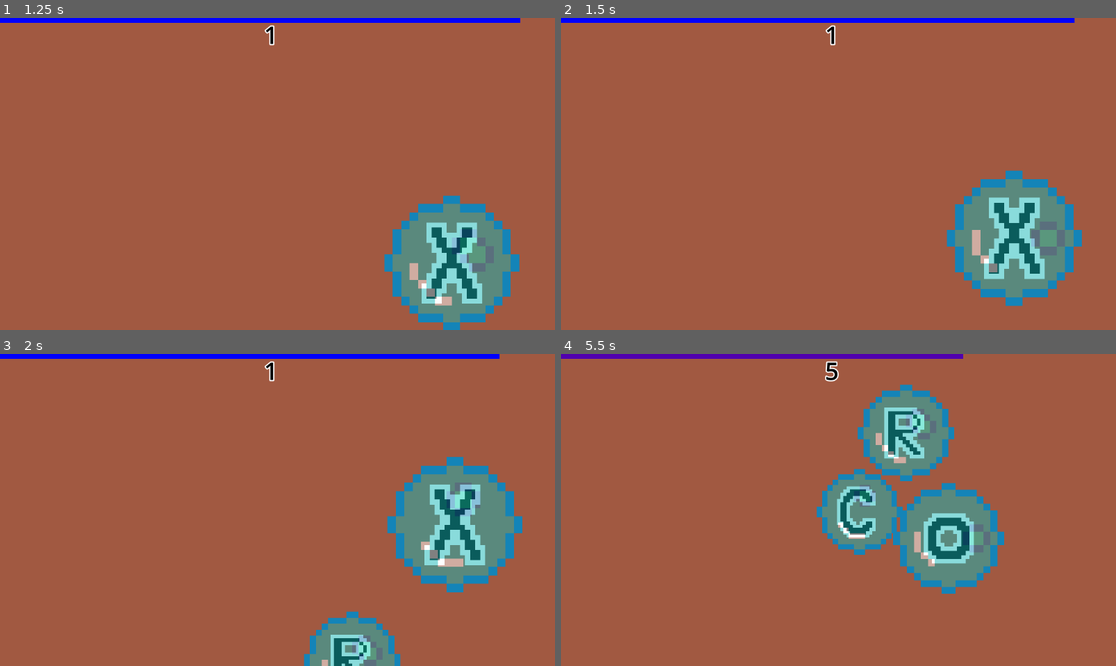
Above: before the commit, frames 1-4 (two rows, left to right).
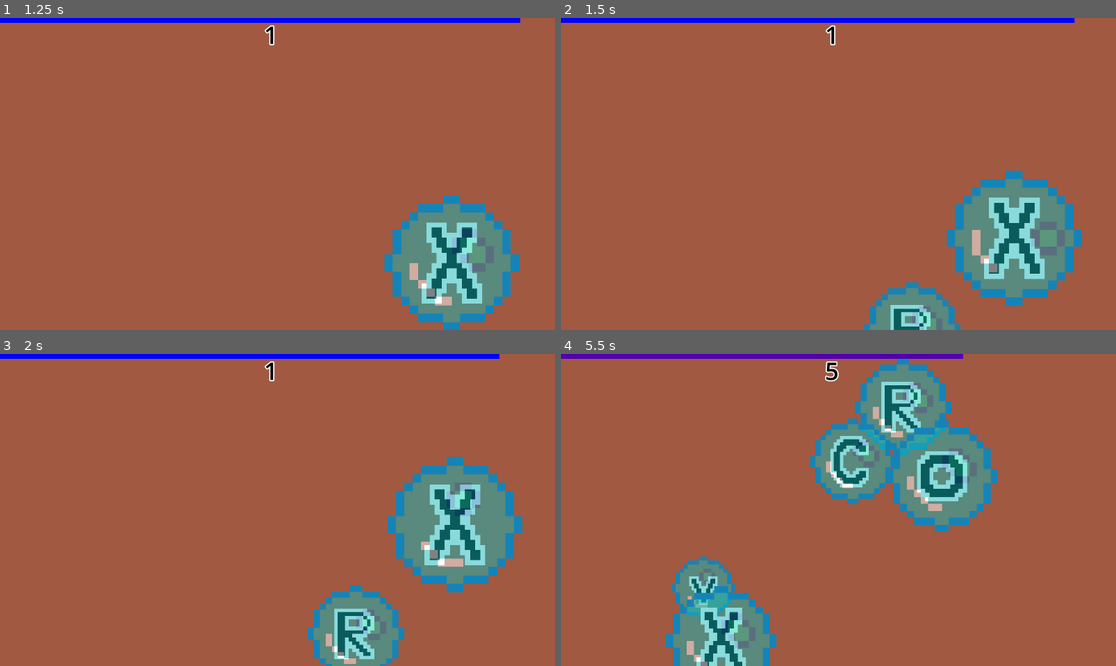
Above: after the commit, the same moments.

Repository: icaroslb/bubble
Game: Godot game, scene res://scenes/Fase.tscn
Same seed, same stepped clock (60 frames per second), same inputs: the game is played once before the commit and once after it.
Inputs:
- Up to frame 1 (1.25 s): tap Enter at 0.5 s; tap Z at 0.6 s
- Up to frame 2 (1.5 s): hold A from 1.28 s (still down); tap Z at 1.35 s
- Up to frame 3 (2 s): keep holding A
- Up to frame 4 (5.5 s): release A at 2.03 s; tap Z every 0.75 s from 2.1 to 5.1 s; hold A from 3.53 s (still down)

Frame 1 is identical in both runs. In frame 2, 1.9% of the frame differs, in the area x 54-72%, y 84-100%; in frame 3, 3.0%; in frame 4, 20%, in the area x 18-80%, y 1-100%.

Commit message:
Correção de bug e acrescentar som

Diff:
--- a/project.godot
+++ b/project.godot
@@ -15,6 +15,10 @@
 config/features=PackedStringArray("4.3", "GL Compatibility")
 config/icon="res://icon.svg"
 
+[autoload]
+
+ControladorSom="*res://scenes/ControladorSom.tscn"
+
 [input]
 
 ui_click_right_mouse={
--- a/scenes/Bolha.tscn
+++ b/scenes/Bolha.tscn
@@ -1,7 +1,8 @@
-[gd_scene load_steps=8 format=3 uid="uid://imqsadolpg8h"]
+[gd_scene load_steps=9 format=3 uid="uid://imqsadolpg8h"]
 
 [ext_resource type="Script" path="res://scripts/Bolha.gd" id="1_et18k"]
 [ext_resource type="Texture2D" uid="uid://goxdf0w0vtge" path="res://sprites/bolha_map.png" id="1_i4t6h"]
+[ext_resource type="AudioStream" uid="uid://bxl14cyohwjon" path="res://sounds/BolhaEstouro.mp3" id="3_qe8k0"]
 
 [sub_resource type="AtlasTexture" id="AtlasTexture_huksa"]
 atlas = ExtResource("1_i4t6h")
@@ -39,8 +40,9 @@
 "speed": 4.0
 }]
 
-[node name="Bolha" type="Node2D" node_paths=PackedStringArray("simbolo", "animacao")]
+[node name="Bolha" type="Node2D" node_paths=PackedStringArray("som", "simbolo", "animacao")]
 script = ExtResource("1_et18k")
+som = NodePath("AudioStreamPlayer")
 simbolo = NodePath("Sprite2D")
 animacao = NodePath("AnimatedSprite2D")
 
@@ -50,3 +52,7 @@
 [node name="AnimatedSprite2D" type="AnimatedSprite2D" parent="."]
 scale = Vector2(5, 5)
 sprite_frames = SubResource("SpriteFrames_20kkm")
+
+[node name="AudioStreamPlayer" type="AudioStreamPlayer" parent="."]
+stream = ExtResource("3_qe8k0")
+volume_db = -10.0
--- /dev/null
+++ b/scenes/ControladorSom.tscn
@@ -0,0 +1,12 @@
+[gd_scene load_steps=3 format=3 uid="uid://duuujmtc46ld"]
+
+[ext_resource type="AudioStream" uid="uid://cwh2kvbskeupl" path="res://sounds/Thievery Corporation - Dc 3000.mp3" id="1_j5s1a"]
+[ext_resource type="Script" path="res://scripts/ControladorSom.gd" id="1_xvlcf"]
+
+[node name="ControladorSom" type="Node2D" node_paths=PackedStringArray("audio")]
+script = ExtResource("1_xvlcf")
+audio = NodePath("AudioStreamPlayer")
+
+[node name="AudioStreamPlayer" type="AudioStreamPlayer" parent="."]
+stream = ExtResource("1_j5s1a")
+volume_db = -20.0
--- a/scripts/Bolha.gd
+++ b/scripts/Bolha.gd
@@ -2,6 +2,7 @@
 
 class_name Bolha
 
+@export var som: AudioStreamPlayer
 @export var simbolo: Sprite2D
 @export var animacao: AnimatedSprite2D
 
@@ -15,11 +16,14 @@
 
 var nome_simbolo: String = "V"
 
+var chamar_estorar: bool = false
+
 func _ready() -> void:
 	amplitude = randf_range(10, 50)
 	velocidade  = -randf_range(100, 250)
 
 	animacao.play("default")
+	som.finished.connect(destruir)
 
 func mudar_simbolo(textura: CompressedTexture2D) -> void:
 	simbolo.texture = textura
@@ -30,12 +34,20 @@
 
 
 func _process(delta: float) -> void:
-	contador += delta
-	global_position = Vector2(x_inicial + (sin(contador) * amplitude), global_position.y + (velocidade * delta))
+	if (!chamar_estorar):
+		contador += delta
+		global_position = Vector2(x_inicial + (sin(contador) * amplitude), global_position.y + (velocidade * delta))
 
-	if (global_position.y < (-50 * scale.y)):
-		estourar()
+		if (global_position.y < (-50 * scale.y)):
+			chamar_estorar = true
+			estourar()
 
 func estourar():
 	estourou.emit(self)
+	som.pitch_scale = randf_range(0.8, 1.2)
+	som.play()
+	self.visible = false
+
+func destruir():
+	som.finished.disconnect(destruir)
 	call_deferred("queue_free")
--- /dev/null
+++ b/scripts/BolhaData.gd
@@ -0,0 +1,4 @@
+class_name BolhaData
+
+var posicao: Vector2
+var escala: float
--- /dev/null
+++ b/scripts/ControladorSom.gd
@@ -0,0 +1,6 @@
+extends Node
+
+@export var audio: AudioStreamPlayer
+
+func _ready() -> void:
+	audio.play()
--- a/scripts/Fase.gd
+++ b/scripts/Fase.gd
@@ -18,9 +18,10 @@
 	centralizar_pontuacao()
 
 func _process(delta: float) -> void:
-	pontucao += delta
-	texto_pontucao.text = str(floor(pontucao))
-	centralizar_pontuacao()
+	if (is_playing):
+		pontucao += delta
+		texto_pontucao.text = str(floor(pontucao))
+		centralizar_pontuacao()
 
 func centralizar_pontuacao() -> void:
 	texto_pontucao.position.x = 576 - (texto_pontucao.size.x / 2)
@@ -36,7 +37,7 @@
 		if (event.keycode >= KEY_A && event.keycode <= KEY_Z):
 			id_simbolo = char(event.keycode)
 
-			var bolhas: Array = gerador_bolhas.obter_bolhas(id_simbolo)
+			var bolhas: Array[BolhaData] = gerador_bolhas.obter_bolhas(id_simbolo)
 			if (bolhas):
 				var mais_tempo: float = parede.estourar_bolhas(bolhas)
 
--- a/scripts/GeradorBolhas.gd
+++ b/scripts/GeradorBolhas.gd
@@ -5,8 +5,6 @@
 @export var tempo_geracao: float
 @export var cena_bolha: PackedScene
 @export var sprites_simbolos: Array[CompressedTexture2D]
-
-var semaforo: Mutex = Mutex.new()
 
 var dicionario_bolhas: Dictionary = {
 	"A": [],
@@ -60,15 +58,19 @@
 
 	nova_bolha.estourou.connect(bolha_estorou)
 
-	tempo_geracao = randf_range(0.5, 2.5)
+	tempo_geracao = randf_range(0.5, 1.5)
 	get_tree().create_timer(tempo_geracao).timeout.connect(gerar_bolha)
 
-func obter_bolhas(nome_bolhas: StringName) -> Array:
-	var copia: Array = []
+func obter_bolhas(nome_bolhas: StringName) -> Array[BolhaData]:
+	var copia: Array[BolhaData] = []
 
 	if (dicionario_bolhas.get(nome_bolhas)):
-		for b in dicionario_bolhas.get(nome_bolhas):
-			copia.append(b)
+		for bolha: Bolha in dicionario_bolhas.get(nome_bolhas):
+			var nova_data: BolhaData = BolhaData.new()
+			nova_data.posicao = bolha.global_position
+			nova_data.escala = bolha.scale.x
+
+			copia.append(nova_data)
 
 	return copia
 
@@ -77,15 +79,11 @@
 		var bolhas_estourar: Array = dicionario_bolhas.get(nome_bolhas)
 
 		if (bolhas_estourar):
-			semaforo.lock()
 			for bolha in bolhas_estourar:
 				bolhas_estourar.erase(bolha)
 				bolha.estourar()
-			semaforo.unlock()
 
 func bolha_estorou(bolha: Bolha):
-	semaforo.lock()
 	dicionario_bolhas.get(bolha.nome_simbolo).erase(bolha)
-	semaforo.unlock()
 
 	bolha.estourou.disconnect(bolha_estorou)
--- a/scripts/Parede.gd
+++ b/scripts/Parede.gd
@@ -18,11 +18,11 @@
 			sujeiras.append(nova_sujeira)
 			add_child(nova_sujeira)
 
-func estourar_bolhas(bolhas: Array) -> float:
+func estourar_bolhas(bolhas: Array[BolhaData]) -> float:
 	var valor_estourado = 0.0
 
-	for bolha: Bolha in bolhas:
+	for bolha: BolhaData in bolhas:
 		for sujeira in sujeiras:
-			valor_estourado += sujeira.remover_sujeira_em_bolha(bolha.global_position, 50 * bolha.scale.x)
+			valor_estourado += sujeira.remover_sujeira_em_bolha(bolha.posicao, 50 * bolha.escala)
 
 	return valor_estourado
--- a/scripts/Sujeira.gd
+++ b/scripts/Sujeira.gd
@@ -28,12 +28,12 @@
 
 func aumentar_sujeira() -> void:
 	for p in poligonos:
-		var sujeira_crescida: PackedVector2Array = Geometry2D.offset_polygon(p.polygon, 5)[0]
+		var sujeira_crescida: PackedVector2Array = Geometry2D.offset_polygon(p.polygon, randf_range(5, 10))[0]
 		var sujerias_geradas := Geometry2D.intersect_polygons(pontos_iniciais, sujeira_crescida)[0]
 
 		p.polygon = sujerias_geradas
 
-	var next_time: float = randf_range(5.5, 20.5)
+	var next_time: float = randf_range(5.5, 10.5)
 
 	get_tree().create_timer(next_time).timeout.connect(aumentar_sujeira)
 
Not shown, changed: export_presets.cfg
Not shown, added: sounds/BolhaEstouro.mp3.import
Not shown, added: sounds/Thievery Corporation - Dc 3000.mp3.import
Not shown, added: sounds/BolhaEstouro.mp3
Not shown, added: sounds/Thievery Corporation - Dc 3000.mp3
